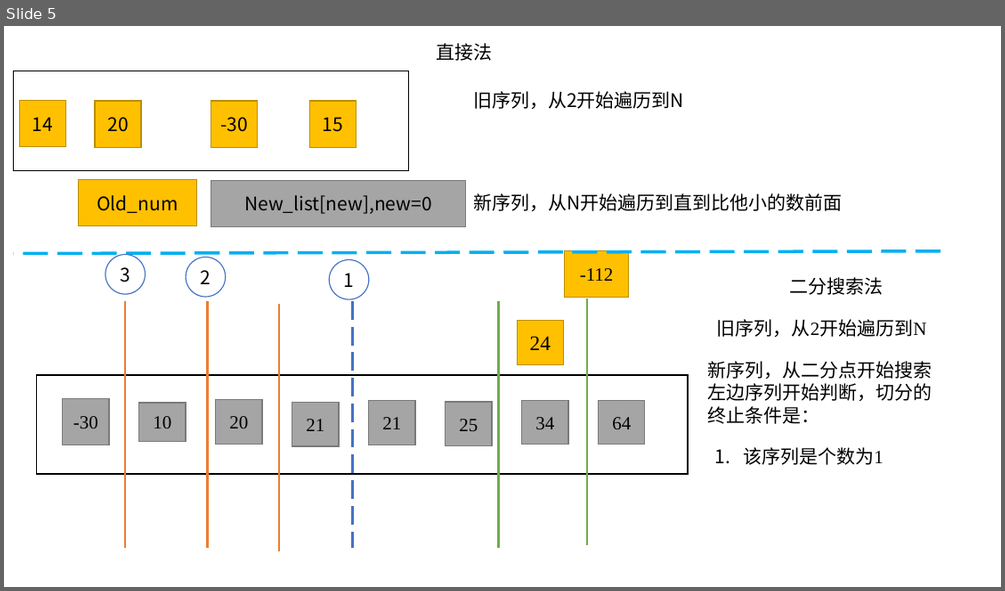
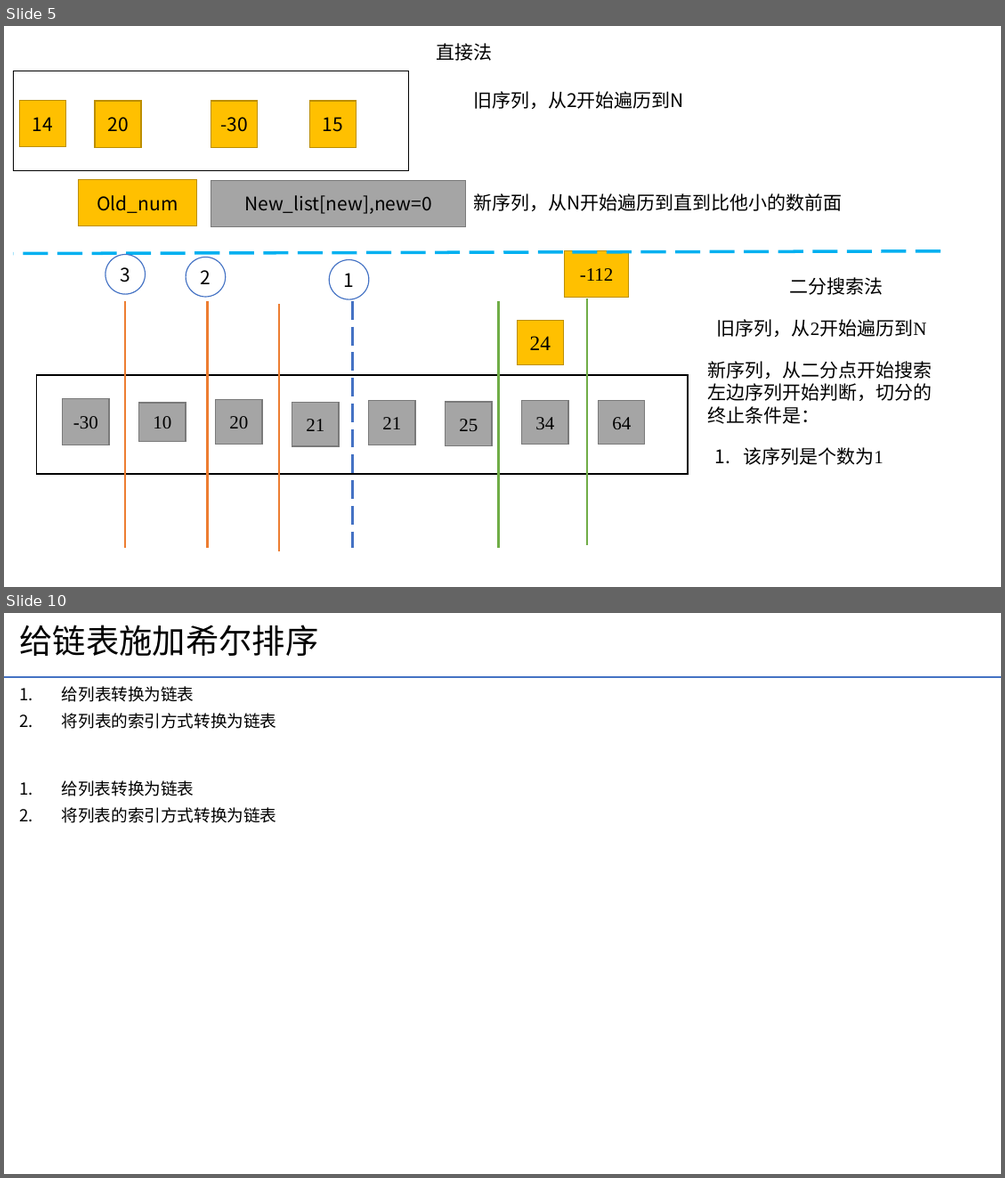
Before and after one commit to yechong316/Python-function, a slide deck: 链表/数据结构可视化辅助理解，便于代码开发.pptx. Shown one above the other, each under a label of ours: slide 5 before the commit, slides 5 and 10 after it; the slides between them are not shown. The pictures are 1005x591 and 1005x1178 pixels, drawn with LibreOffice and Linux fonts; fonts in the diff are those of the drawing. Boxes give left, top, right and bottom in pixels: in the first picture for what was removed or moved away, otherwise in the second. Text is boxed around its words. In the diff, an @@ line names an element or a change of style, - is before the commit and + after.

```diff
--- a/链表/数据结构可视化辅助理解，便于代码开发.pptx
+++ b/链表/数据结构可视化辅助理解，便于代码开发.pptx
@@ slide 10 added at (4, 613, 1001, 1174), background #FFFFFF @@
@@ title added at (20, 625, 319, 656), 32 pt, text #000000 @@
+给链表施加希尔排序
@@ line added from (4, 677) to (1001, 677), #4472C4 2.25 pt @@
@@ text added at (62, 686, 277, 729), 16 pt, text #000000 @@
+1. 给列表转换为链表
+2. 将列表的索引方式转换为链表
@@ text added at (62, 780, 277, 823), 16 pt, text #000000 @@
+1. 给列表转换为链表
+2. 将列表的索引方式转换为链表
```
Also in this commit, not shown: 6 slides changed, 1 other slide added, 3 other files.
